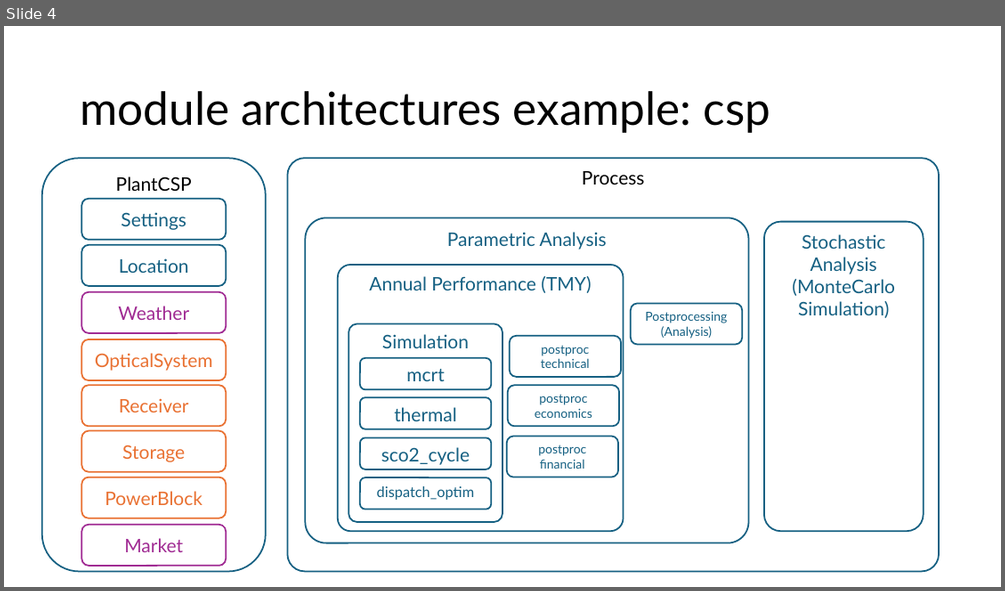
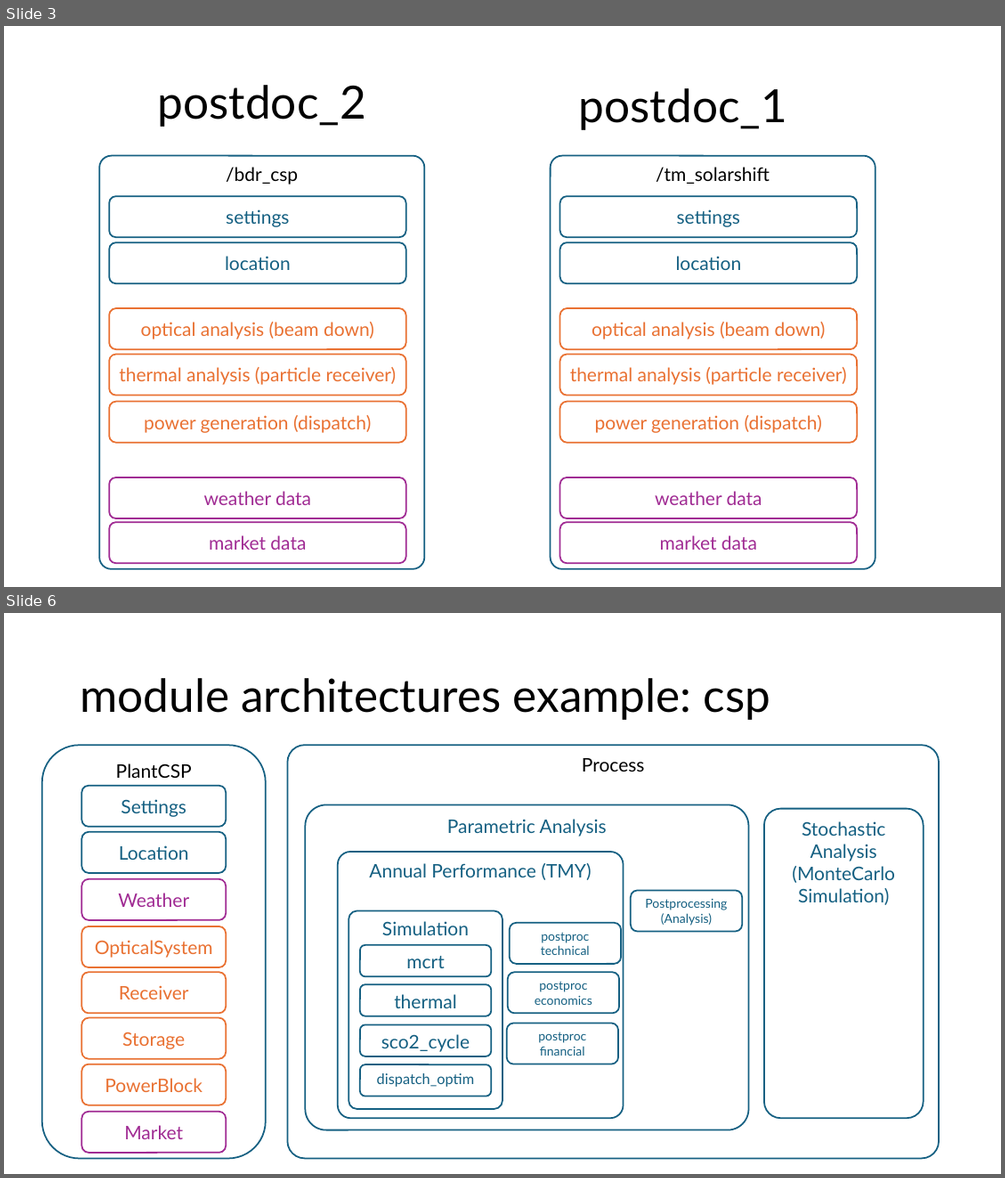
Before and after one commit to DavidSaldivia/antupy, a slide deck: tuts/prezzo/antupy_diagram.pptx. Shown one above the other, each under a label of ours: slide 4 before the commit, slides 3 and 6 after it; the slides between them are not shown. The pictures are 1005x591 and 1005x1178 pixels, drawn with LibreOffice and Linux fonts; fonts in the diff are those of the drawing. Boxes give left, top, right and bottom in pixels: in the first picture for what was removed or moved away, otherwise in the second. Text is boxed around its words. In the diff, an @@ line names an element or a change of style, - is before the commit and + after.

```diff
--- a/tuts/prezzo/antupy_diagram.pptx
+++ b/tuts/prezzo/antupy_diagram.pptx
@@ slide 3 added at bbox=[4, 26, 1001, 587], background #FFFFFF @@
@@ title added at bbox=[158, 85, 366, 127], 44 pt, text #000000 @@
+postdoc_2
@@ text added at bbox=[579, 88, 787, 130], 44 pt, text #000000 @@
+postdoc_1
@@ group added at bbox=[100, 155, 425, 569]: 8 rounded rectangles @@
+/bdr_csp
+weather data
+thermal analysis (particle receiver)
+power generation (dispatch)
+optical analysis (beam down)
+market data
+settings
+location
@@ group added at bbox=[550, 155, 876, 569]: 8 rounded rectangles @@
+/tm_solarshift
+weather data
+thermal analysis (particle receiver)
+power generation (dispatch)
+optical analysis (beam down)
+market data
+settings
+location
@@ what was slide 4 is now slide 6 @@
```
Also in this commit, not shown: 3 slides changed, 2 other slides added, 1 slide removed, 5 other files.
